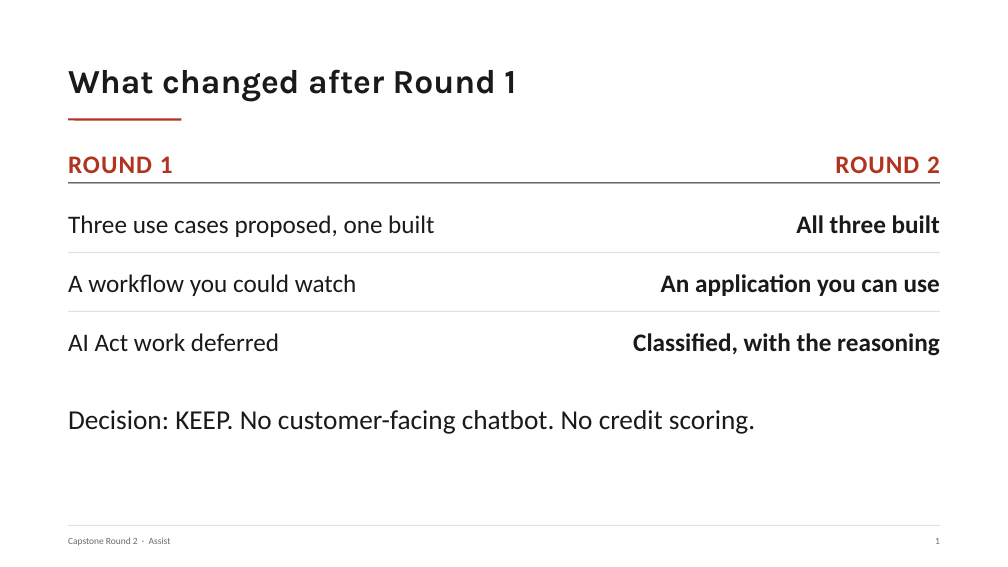
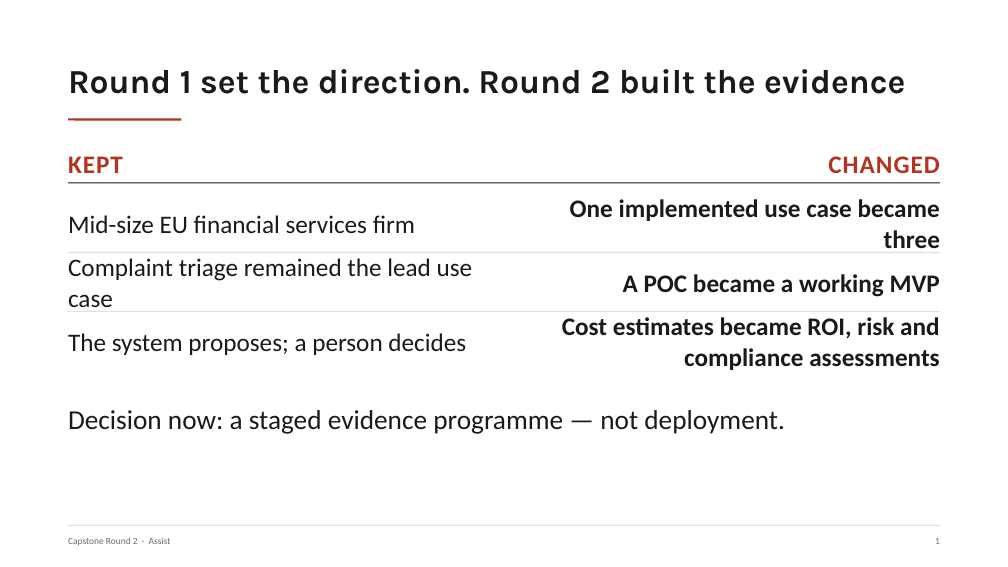
Before and after one commit to nyelugo/PROJECT-Capstone-AI-Consulting, a slide deck: slide 2 of presentation.pptx. Drawn at 1008x567 pixels with LibreOffice and Linux fonts; fonts in the diff are those of the drawing. Boxes give left, top, right and bottom in pixels: in the first picture for what was removed or moved away, otherwise in the second. Text is boxed around its words. In the diff, an @@ line names an element or a change of style, - is before the commit and + after.

```diff
--- a/presentation.pptx
+++ b/presentation.pptx
@@ text at [68,69,905,94]: text changed @@
-What changed after Round 1
+Round 1 set the direction. Round 2 built the evidence
@@ text at [68,156,123,173]: text changed @@
-ROUND 1
+KEPT
@@ text at [828,156,939,173]: text changed @@
-ROUND 2
+CHANGED
@@ text at [570,199,940,248]: text changed @@
-All three built
+One implemented use case became three
@@ text at [68,215,415,233]: text changed @@
-Three use cases proposed, one built
+Mid-size EU financial services firm
@@ text at [68,258,473,307]: text changed @@
-A workflow you could watch
+Complaint triage remained the lead use case
@@ text at [623,274,940,297]: text changed @@
-An application you can use
+A POC became a working MVP
@@ text at [562,317,939,370]: text changed @@
-Classified, with the reasoning
+Cost estimates became ROI, risk and compliance assessments
@@ text at [68,333,466,355]: text changed @@
-AI Act work deferred
+The system proposes; a person decides
@@ text at [68,410,785,434]: text changed @@
-Decision: KEEP. No customer-facing chatbot. No credit scoring.
+Decision now: a staged evidence programme — not deployment.
```
Also in this commit, not shown: 10 other slides changed, 4 slides added, 7 slides removed, 1 other file.
